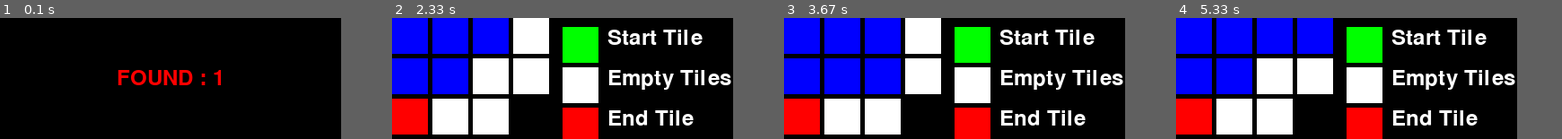
Above: before the commit, frames 1-4 (left to right).
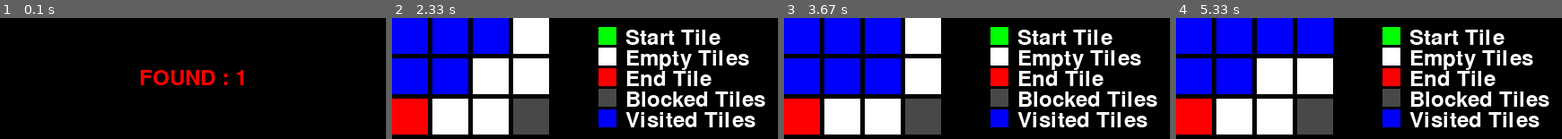
Above: after the commit, the same moments.

Repository: egemengulpinar/DFS-with-Pygame
Game: pygame game, started from main.py
The game is run twice, just before and just after one commit, with the same random seed, the same clock (stepped at 60 frames per second) and the same inputs.
Inputs:
- Up to frame 1 (0.1 s): no input
- Up to frame 2 (2.33 s): no input
- Up to frame 3 (3.67 s): no input
- Up to frame 4 (5.33 s): no input
In our replay, the window is 380x135 before the commit and 430x135 after it. These sizes can differ from the game's own. Grey fills any space a smaller window leaves; there, only what the larger window draws over its background counts as a difference.

The runs differ from the first frame. In frame 1, 2.3% of the frame differs, in the area x 30-64%, y 42-56%; in frame 2, 25%, in the area x 31-97%, y 7-100%; in frame 3, 25%; in frame 4, 25%.

Commit message:
fix legend bars

Diff:
--- a/main.py
+++ b/main.py
@@ -1,6 +1,5 @@
 import pygame
 import time
-import asyncio
 
 class Solution:
     def __init__(self):
@@ -48,9 +47,11 @@
         # Define constants
         TILE_SIZE = 40
         TILE_MARGIN = 5
+        LEGEND_SIZE = 20
+        LEGEND_MARGIN = 3
         TILES_X = len(self.grid_history[0][0])
         TILES_Y = len(self.grid_history[0])
-        LEGEND_WIDTH = 200
+        LEGEND_WIDTH = 250
         WINDOW_WIDTH = TILES_X * (TILE_SIZE + TILE_MARGIN) + LEGEND_WIDTH
         WINDOW_HEIGHT = TILES_Y * (TILE_SIZE + TILE_MARGIN)
 
@@ -59,7 +60,7 @@
             1: (0, 255, 0),  # Green for the start tile
             0: (255, 255, 255),  # White for empty tiles
             2: (255, 0, 0),  # Red for the end tile
-            -1: (0, 0, 0),  # Black for blocked tiles
+            -1: (72, 72, 72),  # Black for blocked tiles
             -2: (0, 0, 255)  # Blue for visited tiles
         }
 
@@ -87,11 +88,11 @@
         # Function to draw the legend
         def draw_legend():
             for i, color in enumerate(COLORS):
-                rect = pygame.Rect(WINDOW_WIDTH - LEGEND_WIDTH + 10, i*(TILE_SIZE+TILE_MARGIN) + 10, TILE_SIZE, TILE_SIZE)
+                rect = pygame.Rect(WINDOW_WIDTH - LEGEND_WIDTH + 50, i*(LEGEND_SIZE+LEGEND_MARGIN) + 10, LEGEND_SIZE, LEGEND_SIZE)
                 pygame.draw.rect(window, COLORS[color], rect)
 
                 text = font.render(DESCRIPTIONS[color], True, (255, 255, 255))
-                window.blit(text, (WINDOW_WIDTH - LEGEND_WIDTH + 10 + TILE_SIZE + 10, i*(TILE_SIZE+TILE_MARGIN) + 10))
+                window.blit(text, (WINDOW_WIDTH - LEGEND_WIDTH + 50 + LEGEND_SIZE + 10, i*(LEGEND_SIZE+LEGEND_MARGIN) + 10))
 
         # Function to update the window
         def update_window(grid):
@@ -118,10 +119,8 @@
             time.sleep(0.5)  # Delay to make the animation visible
         return True
 
-async def main():
+
+if __name__ == "__main__":
     s = Solution()
     grid = [[1,0,0,0],[0,0,0,0],[2,0,0,-1]]
     s.uniquePathsIII(grid)
-    await asyncio.sleep(0)
-if __name__ == "__main__":
-    asyncio.run(main())
